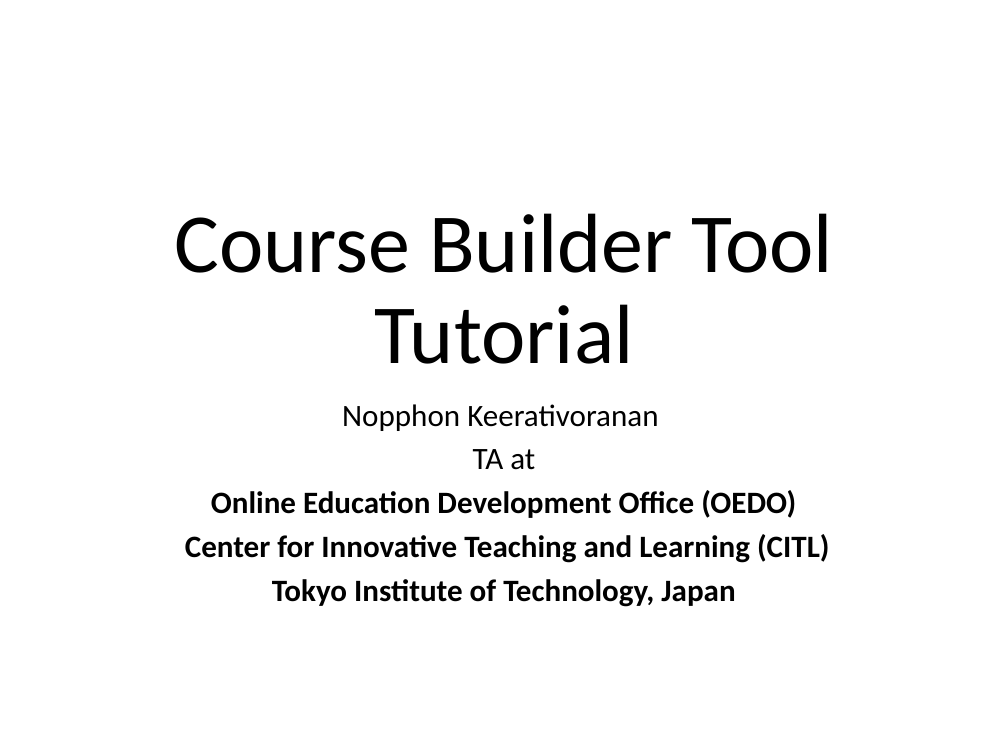
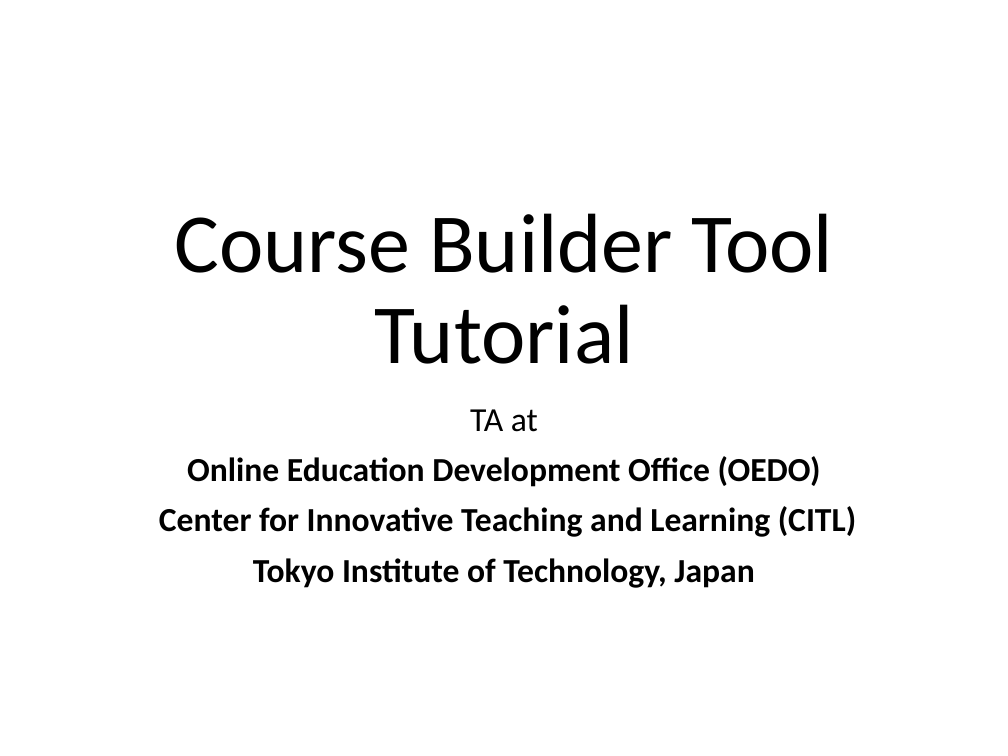
Before and after one commit to KeNopphon/edx-course-builder, a slide deck: slide 1 of course_builder.pptx. Drawn at 1008x756 pixels with LibreOffice and Linux fonts; fonts in the diff are those of the drawing. Boxes give left, top, right and bottom in pixels: in the first picture for what was removed or moved away, otherwise in the second. Text is boxed around its words. In the diff, an @@ line names an element or a change of style, - is before the commit and + after.

Commit message:
updated tutorial

```diff
--- a/course_builder.pptx
+++ b/course_builder.pptx
@@ subtitle "TA at" at (x1=159, y1=409, x2=856, y2=588): size 22.2 to 24 pt; line spacing 0.8 to 0.9 @@
@@ subtitle at (x1=342, y1=404, x2=658, y2=431): paragraph removed @@
-Nopphon Keerativoranan
```
Also in this commit, not shown: 1 other slide changed, 1 other file.
